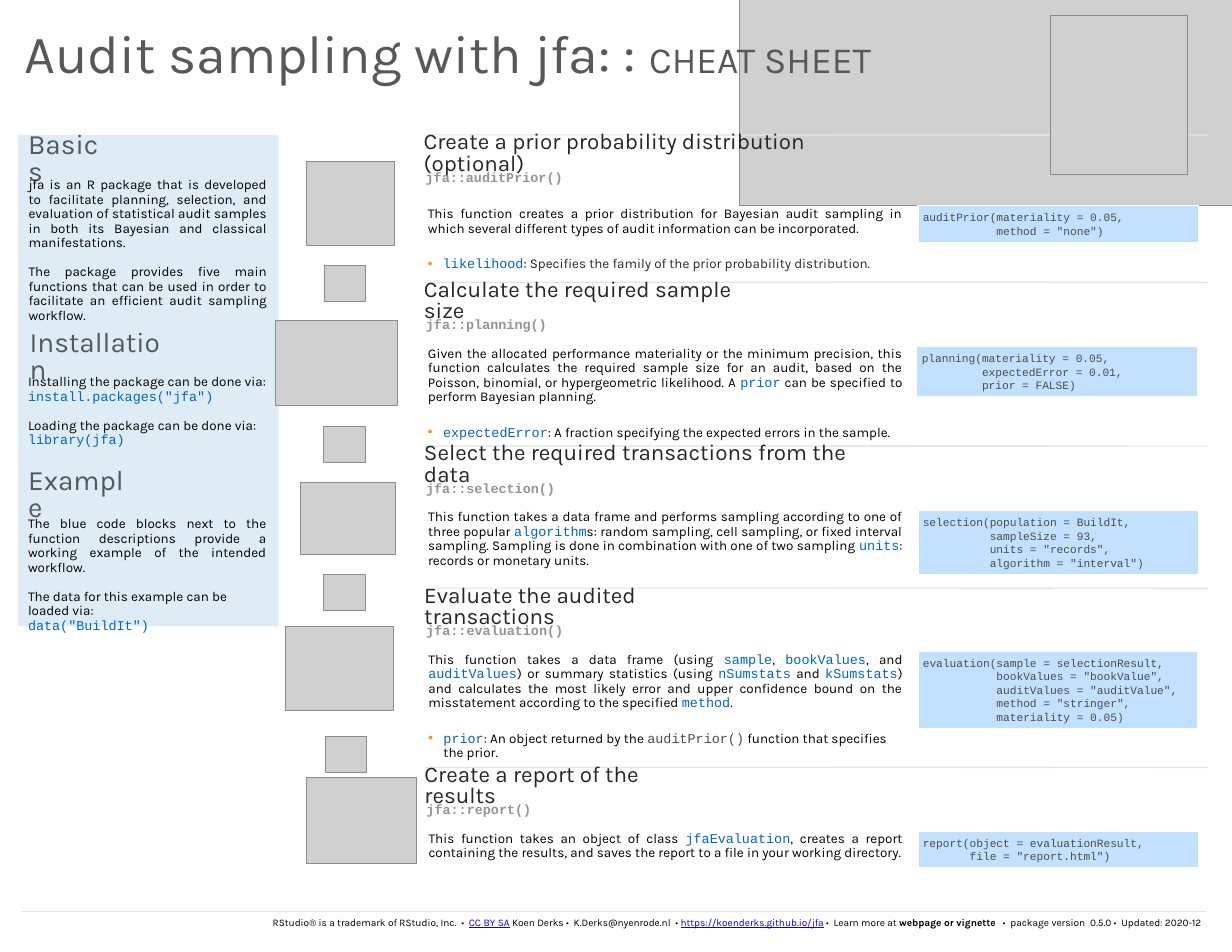
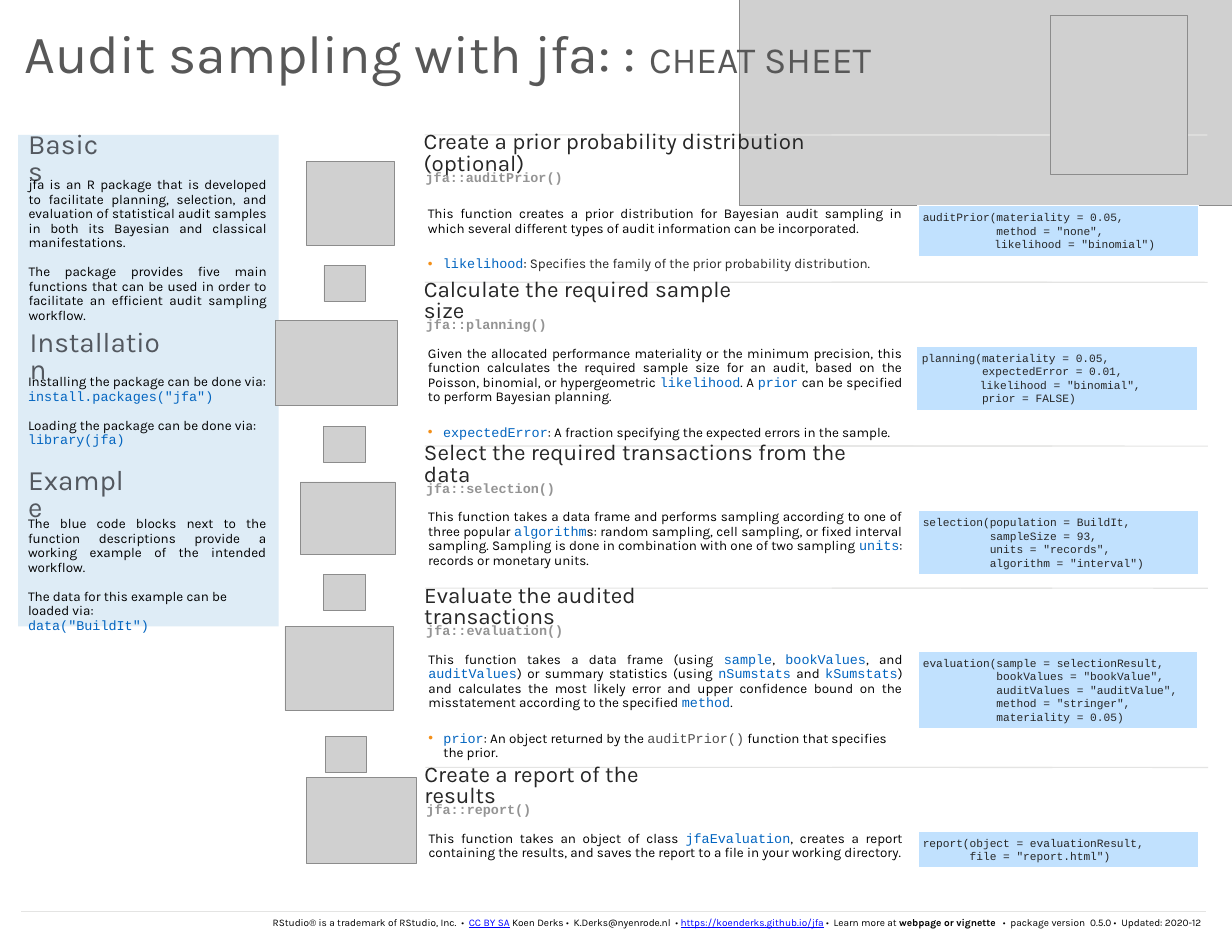
Before and after one commit to koenderks/jfa, a slide deck: slide 1 of reference/figures/cheatsheet/cheatsheet.pptx. Drawn at 1232x952 pixels with LibreOffice and Linux fonts; fonts in the diff are those of the drawing; grey boxes stand for pictures. Boxes give left, top, right and bottom in pixels: in the first picture for what was removed or moved away, otherwise in the second. Text is boxed around its words. In the diff, an @@ line names an element or a change of style, - is before the commit and + after.

```diff
--- a/reference/figures/cheatsheet/cheatsheet.pptx
+++ b/reference/figures/cheatsheet/cheatsheet.pptx
@@ rectangle "auditPrior(materiality = 0.05,": place and size @@
-rectangle "auditPrior(materiality = 0.05," at box(918, 206, 1198, 243)
+rectangle "auditPrior(materiality = 0.05," at box(918, 206, 1198, 256)
@@ text in rectangle at box(923, 214, 1123, 224): text colour #4C4C4C to #262626 in "auditPrior(materiality = 0.05," @@
@@ text in rectangle at box(994, 227, 1155, 251): text changed; text colour #4C4C4C to #262626 @@
-method = "none")
+method = "none",
+likelihood = "binomial")
@@ text at box(428, 348, 902, 405): font Karla to Courier New, text colour #000000 to #0365C0 in "likelihood." @@
@@ rectangle "planning(materiality = 0.05,": place and size @@
-rectangle "planning(materiality = 0.05," at box(917, 346, 1197, 397)
+rectangle "planning(materiality = 0.05," at box(917, 346, 1197, 410)
@@ text in rectangle at box(922, 354, 1122, 405): text colour #4C4C4C to #262626 in "planning(materiality = 0.05,", "expectedError = 0.01,", "prior = FALSE)" @@
@@ text in rectangle at box(980, 381, 1141, 391): paragraph added @@
+likelihood = "binomial",
@@ text colour #4C4C4C to #262626 in 3 elements at box(918, 510, 1198, 574), box(918, 651, 1197, 728), box(918, 830, 1198, 868) @@
```
Also in this commit, not shown: 3 other files.
